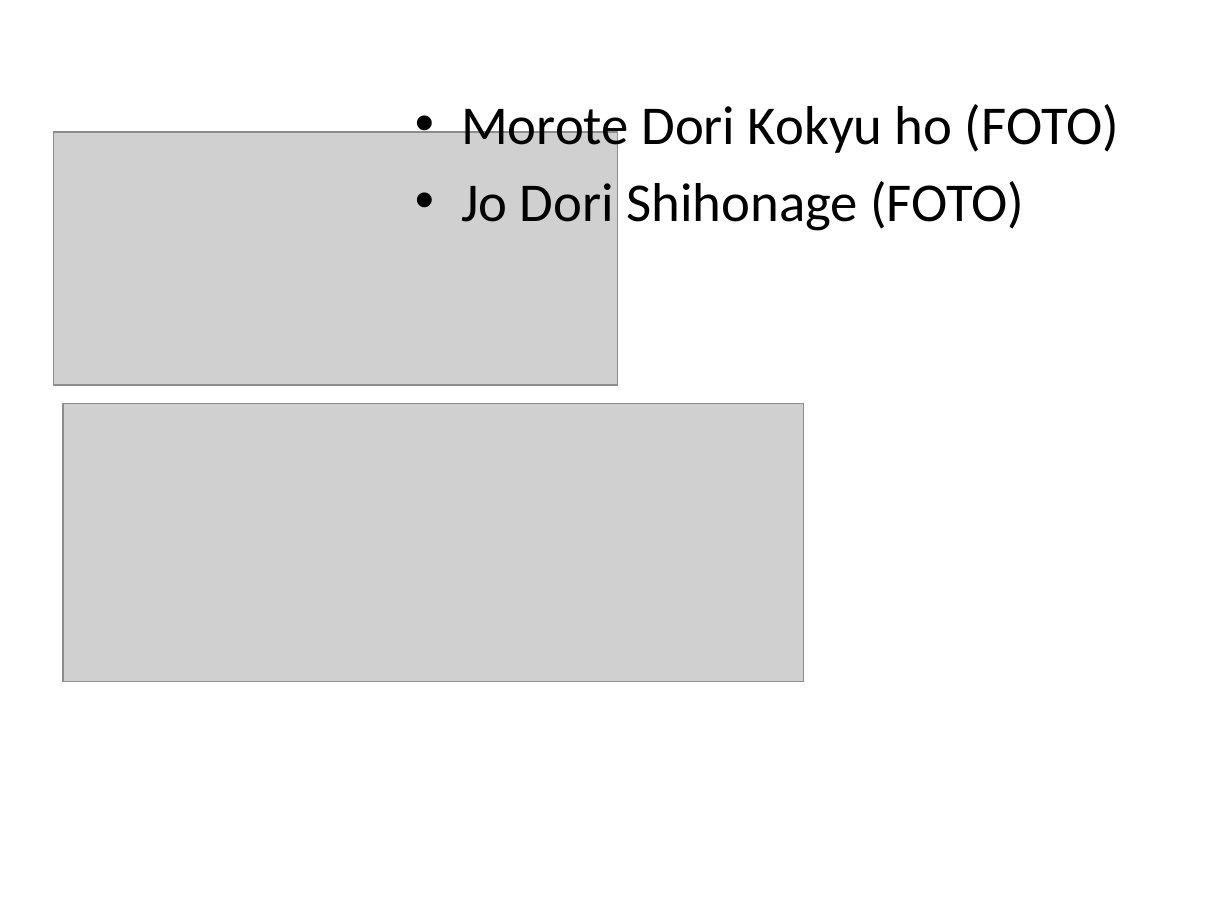
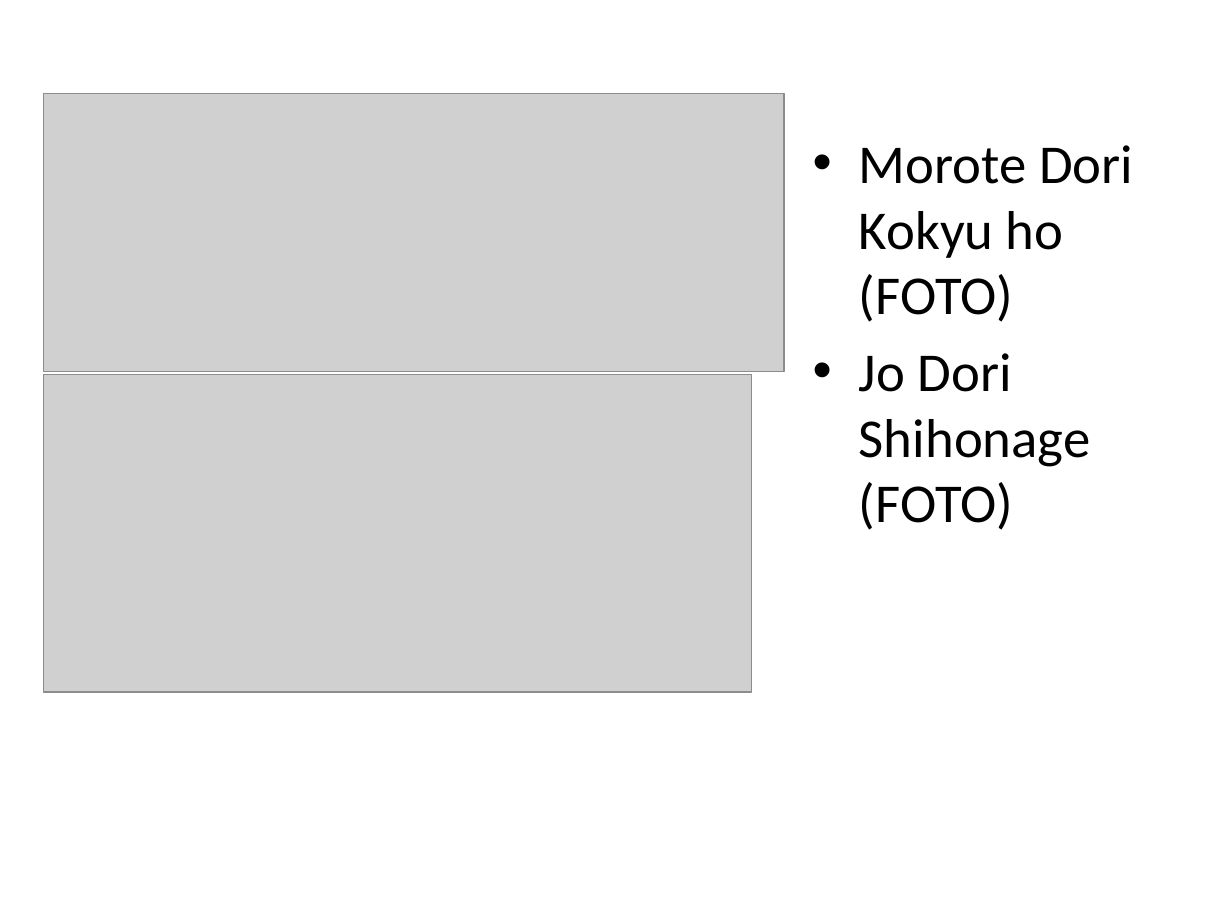
Before and after one commit to keale/Physik_in_Aikido, a slide deck: slide 8 of LNdW2013 physik in Aikido/LNdW2013 Physik in Aikido.pptx. Drawn at 1232x924 pixels with LibreOffice and Linux fonts; fonts in the diff are those of the drawing; grey boxes stand for pictures; background and template pictures are left out. Boxes give left, top, right and bottom in pixels: in the first picture for what was removed or moved away, otherwise in the second. Text is boxed around its words. In the diff, an @@ line names an element or a change of style, - is before the commit and + after.

```diff
--- a/LNdW2013 physik in Aikido/LNdW2013 Physik in Aikido.pptx
+++ b/LNdW2013 physik in Aikido/LNdW2013 Physik in Aikido.pptx
@@ picture: place and size @@
-picture at [63,404,803,683]
+picture at [43,94,784,372]
@@ text "Morote Dori Kokyu ho (FOTO)" rewrapped from [461,98,1119,231] to [859,145,1133,530] @@
@@ picture: place and size @@
-picture at [53,132,617,384]
+picture at [43,375,752,692]
```
Also in this commit, not shown: 1 other slide changed, 1 slide added.
